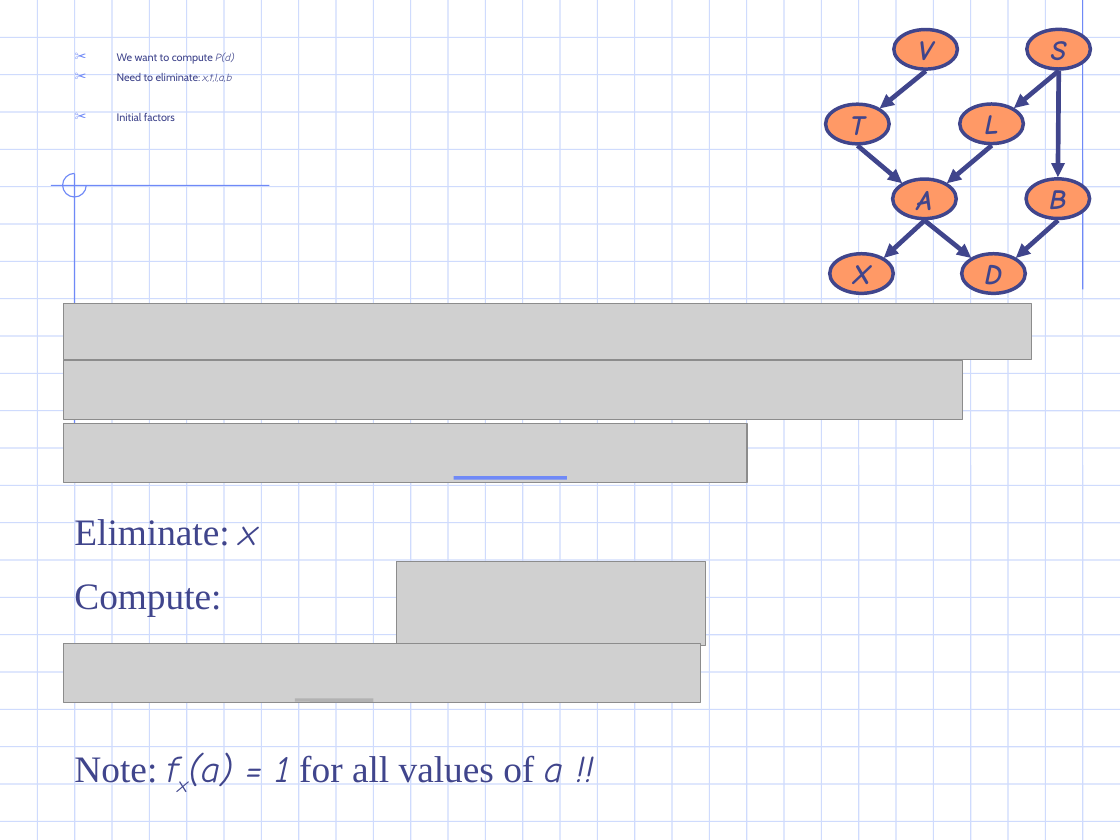
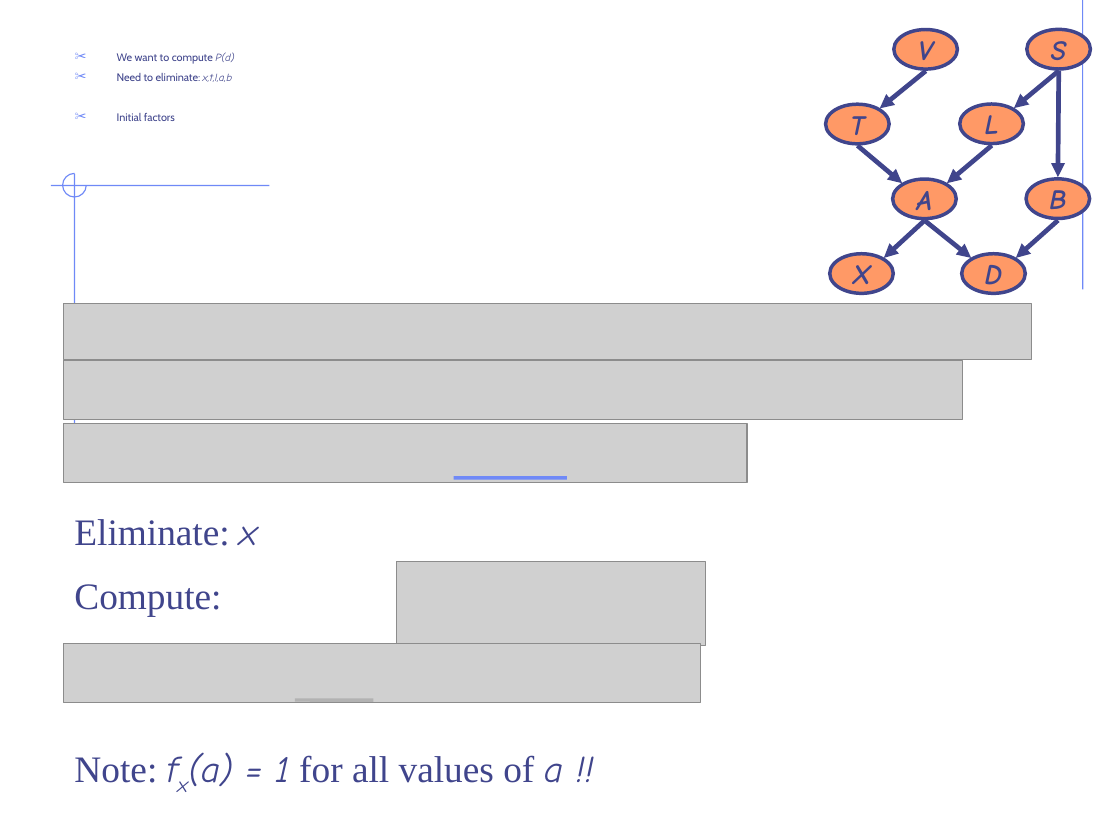
Before and after one commit to amirasem3/Semester_6, a slide deck: slide 42 of Artifitial Inteligence/slides/bayesian-networks.ppt. Drawn at 1120x840 pixels with LibreOffice and Linux fonts; fonts in the diff are those of the drawing; grey boxes stand for pictures; background and template pictures are left out. Boxes give left, top, right and bottom in pixels: in the first picture for what was removed or moved away, otherwise in the second. Text is boxed around its words. In the diff, an @@ line names an element or a change of style, - is before the commit and + after.

```diff
--- a/Artifitial Inteligence/slides/bayesian-networks.ppt
+++ b/Artifitial Inteligence/slides/bayesian-networks.ppt
@@ group removed at (x1=0, y1=0, x2=1120, y2=840): 51 lines @@
```
Also in this commit, not shown: 65 other slides changed, 1 other file.
